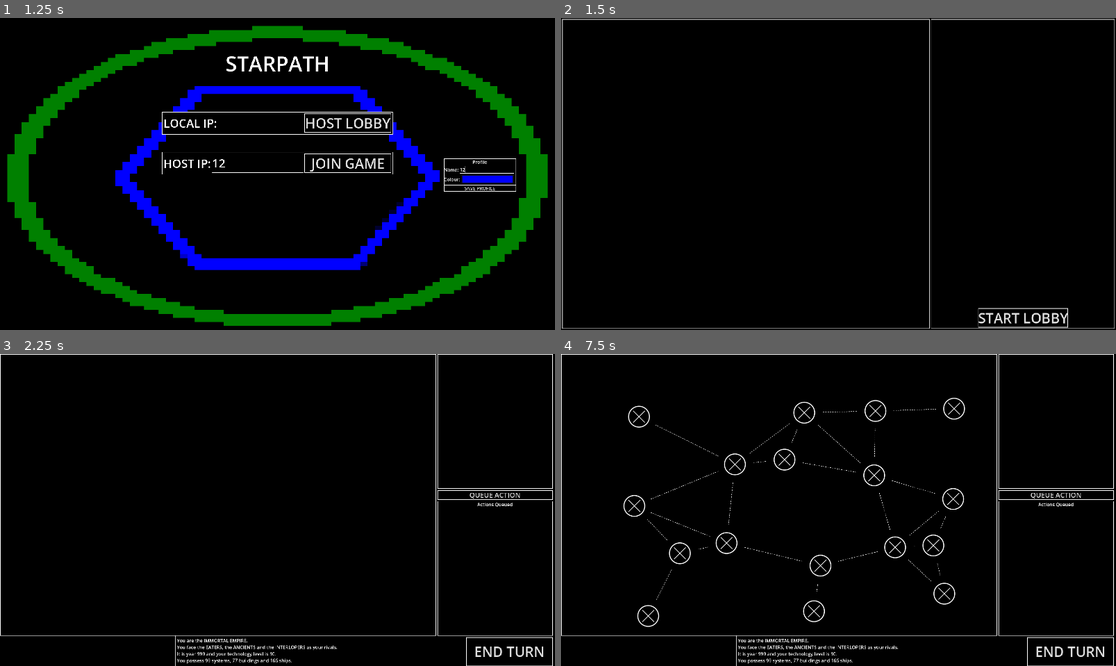
Above: before the commit, frames 1-4 (two rows, left to right).
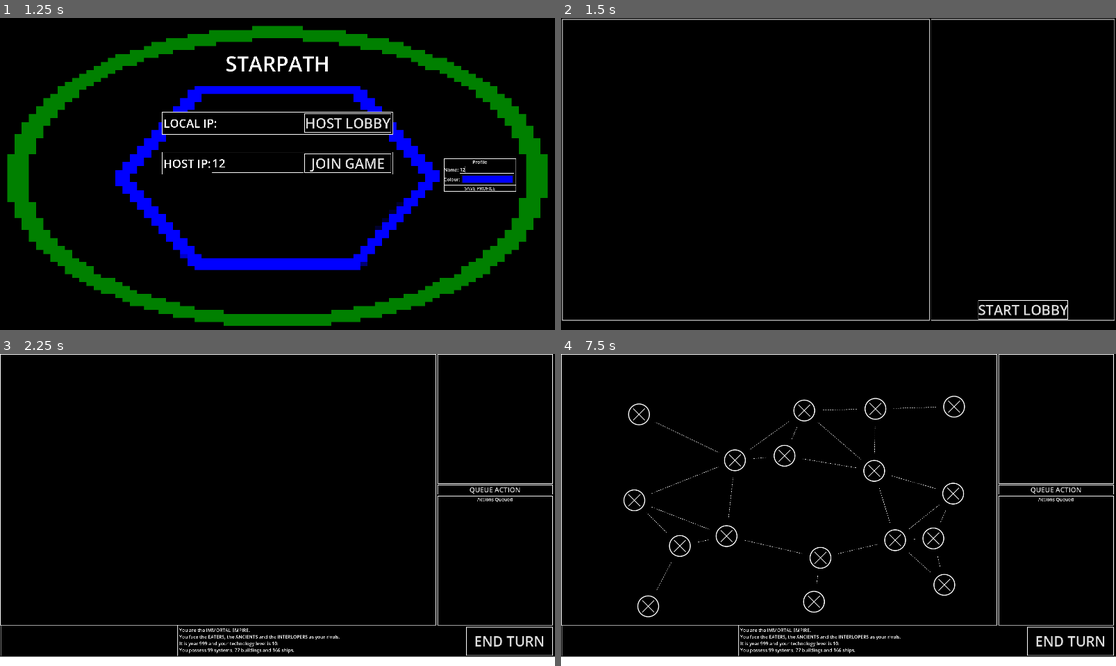
Above: after the commit, the same moments.

Repository: snhumphr/starpath
Game: Godot game, scene res://scenes/main_menu.tscn
The game is run twice, just before and just after one commit, with the same random seed, the same clock (stepped at 60 frames per second) and the same inputs.
Inputs (mouse positions are in pixels of both pictures, inside the frame that each line leads up to):
- Up to frame 1 (1.25 s): click (255, 164) at 0.52 s; type "12" at 0.6 s; click (488, 170) at 0.75 s; type "12" at 0.83 s
- Up to frame 2 (1.5 s): click "HOST LOBBY" at 1.25 s
- Up to frame 3 (2.25 s): click "START LOBBY" at 2 s
- Up to frame 4 (7.5 s): click "QUEUE ACTION" at 2.75 s; click "END TURN" at 3.5 s; click "QUEUE ACTION" at 4.25 s; click "END TURN" at 5 s; click "QUEUE ACTION" at 5.75 s; click "END TURN" at 6.5 s; tap Enter at 7.25 s; move the mouse to (838, 510) at 7.27 s; tap 1 (1) at 7.35 s; click (838, 510) at 7.42 s

Frame 1 is identical in both runs. In frame 2, 1.3% of the frame differs, in the area x 0-100%, y 90-100%; in frame 3, 5.4%; in frame 4, 8.1%, in the area x 0-100%, y 13-100%.
Error in both runs: Out of bounds get index '0' (on base: 'PackedStringArray') (res://scripts/main_menu.gd:26)

Commit message:
Some work on the escape menu/turn report, and also a lot of fiddling with making screen resolution work properly

Diff:
--- a/project.godot
+++ b/project.godot
@@ -23,8 +23,10 @@
 
 window/size/viewport_width=1920
 window/size/viewport_height=1080
-window/size/mode=4
+window/size/mode=2
 window/size/resizable=false
+window/size/window_width_override=1920
+window/size/window_height_override=1080
 
 [global_group]
 
@@ -125,6 +127,11 @@
 , Object(InputEventKey,"resource_local_to_scene":false,"resource_name":"","device":-1,"window_id":0,"alt_pressed":false …(187 unchanged characters)…
 ]
 }
+menu={
+"deadzone": 0.2,
+"events": [Object(InputEventKey,"resource_local_to_scene":false,"resource_name":"","device":-1,"window_id":0,"alt_pressed":false,"shift_pressed":false,"ctrl_pressed":false,"meta_pressed":false,"pressed":false,"keycode":0,"physical_keycode":4194305,"key_label":0,"unicode":0,"location":0,"echo":false,"script":null)
+]
+}
 
 [rendering]
 
--- /dev/null
+++ b/scenes/escape_menu.tscn
@@ -0,0 +1,267 @@
+[gd_scene format=3 uid="uid://ec1a8cg7435f"]
+
+[ext_resource type="StyleBox" uid="uid://dephhdukxnrse" path="res://assets/panels/blackwhite.tres" id="1_rqb4o"]
+[ext_resource type="Script" uid="uid://bx3ts50ee1lvy" path="res://scripts/escape_menu.gd" id="2_02fc4"]
+[ext_resource type="StyleBox" uid="uid://d06nnm80ulbl1" path="res://assets/panels/blackyellow.tres" id="3_02fc4"]
+[ext_resource type="StyleBox" uid="uid://bvhyk6a3u0ojf" path="res://assets/panels/blackgrey.tres" id="4_mq06h"]
+
+[sub_resource type="StyleBoxFlat" id="StyleBoxFlat_5sluh"]
+bg_color = Color(0, 0, 0, 0.6156863)
+
+[node name="EscapeMenu" type="PopupPanel" unique_id=2070367451]
+oversampling_override = 1.0
+size = Vector2i(127, 100)
+visible = true
+theme_override_styles/panel = SubResource("StyleBoxFlat_5sluh")
+script = ExtResource("2_02fc4")
+
+[node name="Control" type="Control" parent="." unique_id=1352025955]
+layout_mode = 3
+anchors_preset = 15
+anchor_right = 1.0
+anchor_bottom = 1.0
+grow_horizontal = 2
+grow_vertical = 2
+
+[node name="TabContainer" type="TabContainer" parent="Control" unique_id=840679044]
+custom_minimum_size = Vector2(512, 512)
+layout_mode = 1
+anchors_preset = 8
+anchor_left = 0.5
+anchor_top = 0.5
+anchor_right = 0.5
+anchor_bottom = 0.5
+offset_left = -256.0
+offset_top = -256.0
+offset_right = 256.0
+offset_bottom = 256.0
+grow_horizontal = 2
+grow_vertical = 2
+theme_override_styles/panel = ExtResource("1_rqb4o")
+theme_override_styles/tabbar_background = ExtResource("1_rqb4o")
+theme_override_styles/tab_unselected = ExtResource("1_rqb4o")
+theme_override_styles/tab_hovered = ExtResource("3_02fc4")
+theme_override_styles/tab_selected = ExtResource("3_02fc4")
+theme_override_styles/tab_disabled = ExtResource("4_mq06h")
+current_tab = 0
+
+[node name="Turn Report" type="ScrollContainer" parent="Control/TabContainer" unique_id=150228640]
+layout_mode = 2
+metadata/_tab_index = 0
+
+[node name="VBoxContainer" type="VBoxContainer" parent="Control/TabContainer/Turn Report" unique_id=517284769]
+custom_minimum_size = Vector2(0, 1000)
+layout_mode = 2
+size_flags_horizontal = 3
+
+[node name="MarginContainer" type="MarginContainer" parent="Control/TabContainer/Turn Report/VBoxContainer" unique_id=2028198764]
+layout_mode = 2
+theme_override_constants/margin_left = 5
+theme_override_constants/margin_top = 5
+theme_override_constants/margin_right = 5
+theme_override_constants/margin_bottom = 5
+
+[node name="RichTextLabel" type="RichTextLabel" parent="Control/TabContainer/Turn Report/VBoxContainer/MarginContainer" unique_id=482444921]
+layout_mode = 2
+bbcode_enabled = true
+text = "a
+a
+a
+a
+a
+a
+a
+a
+a
+a
+a
+a
+a
+a
+a
+a
+a
+a
+a
+a
+a
+a
+a
+a
+a
+a
+a
+a
+a
+a
+a
+a
+a
+a
+a
+a
+a
+a
+a
+a
+a
+a
+a
+a
+a
+a
+a
+a
+a
+a
+a
+a
+a
+a
+a
+a
+a
+a
+a
+a
+a
+a
+a
+a
+a
+a
+a
+a
+a
+a
+a
+a
+a
+a
+a
+a
+a
+a
+a
+a
+a
+a
+a
+a
+a
+a
+a
+a
+a
+a
+a
+a
+a
+a
+a
+a
+a
+a
+a
+a
+a
+a
+a
+a
+a
+a
+a
+a
+a
+a
+a
+a
+a
+a
+a
+a
+a
+a
+a
+a
+a
+a
+a
+a
+a
+a
+a
+a
+a
+a
+a
+a
+a
+a
+a
+a
+a
+a
+a
+a
+a
+a
+a
+a
+a
+a
+a
+a
+a
+a
+a
+a
+a
+a
+a
+a
+a
+a
+a
+a
+a
+a
+a
+a
+a
+a
+a
+a
+a
+a
+a
+a
+a
+a
+a
+a
+a
+a
+a
+a
+a
+a
+a
+a
+a
+a
+a
+a
+a
+a
+a
+a
+a
+a
+a
+a
+a
+a
+a
+a"
+fit_content = true
--- a/scenes/game.tscn
+++ b/scenes/game.tscn
@@ -29,7 +29,6 @@
 
 [node name="Game" type="Control" unique_id=520215667 groups=["game"]]
 layout_mode = 3
-anchors_preset = 15
 anchor_right = 1.0
 anchor_bottom = 1.0
 grow_horizontal = 2
@@ -134,6 +133,10 @@
 size_flags_vertical = 8
 mouse_filter = 2
 
+[node name="VSeparator2" type="VSeparator" parent="GameBox/BottomBar" unique_id=979287406]
+layout_mode = 2
+theme_override_styles/separator = SubResource("StyleBoxLine_7jktm")
+
 [node name="LeftDesc" type="Label" parent="GameBox/BottomBar" unique_id=1178131268]
 custom_minimum_size = Vector2(600, 0)
 layout_mode = 2
@@ -176,6 +179,11 @@
 theme_override_styles/focus = ExtResource("3_fc0e3")
 text = "END TURN"
 
+[node name="Panel" type="Panel" parent="GameBox" unique_id=1384777657]
+custom_minimum_size = Vector2(0, 32)
+layout_mode = 2
+theme_override_styles/panel = ExtResource("7_u5sy4")
+
 [connection signal="add_action_to_queue" from="." to="." method="_on_add_action_to_queue"]
 [connection signal="change_current_action" from="." to="." method="_on_change_current_action"]
 [connection signal="remove_action_from_queue" from="." to="." method="_on_remove_action_from_queue"]
--- a/scenes/lobby.tscn
+++ b/scenes/lobby.tscn
@@ -33,7 +33,7 @@
 theme_override_constants/margin_left = 4
 theme_override_constants/margin_top = 4
 theme_override_constants/margin_right = 4
-theme_override_constants/margin_bottom = 4
+theme_override_constants/margin_bottom = 32
 
 [node name="HBoxContainer" type="HBoxContainer" parent="MarginContainer" unique_id=1943307715]
 layout_mode = 2
--- /dev/null
+++ b/scripts/escape_menu.gd
@@ -0,0 +1 @@
+extends PopupPanel
--- a/scripts/game.gd
+++ b/scripts/game.gd
@@ -339,6 +339,18 @@
 
 	return []
 
+func open_menu() -> void:
+
+	var menu_scene = load("res://scenes/escape_menu.tscn")
+	var instance: PopupPanel = menu_scene.instantiate()
+	self.add_child(instance)
+	print(self.size)
+	var popup_size: Rect2i = Rect2i(Vector2i(0, 0), Vector2i(self.size))
+	#popup_size = popup_size.grow_side(SIDE_BOTTOM, 99999)
+	print(popup_size)
+	instance.popup_on_parent(popup_size)
+	instance.grab_focus()
+
 func _input(event: InputEvent) -> void:
 
 	if self.is_visible_in_tree():
@@ -352,6 +364,8 @@
 			elif event.is_action("submit"):
 				#self.attempt_submit_turn()
 				pass
+			elif event.is_action("menu"):
+				self.open_menu()
 
 func _gui_input(event: InputEvent) -> void:
 
Not shown, added: scripts/escape_menu.gd.uid
